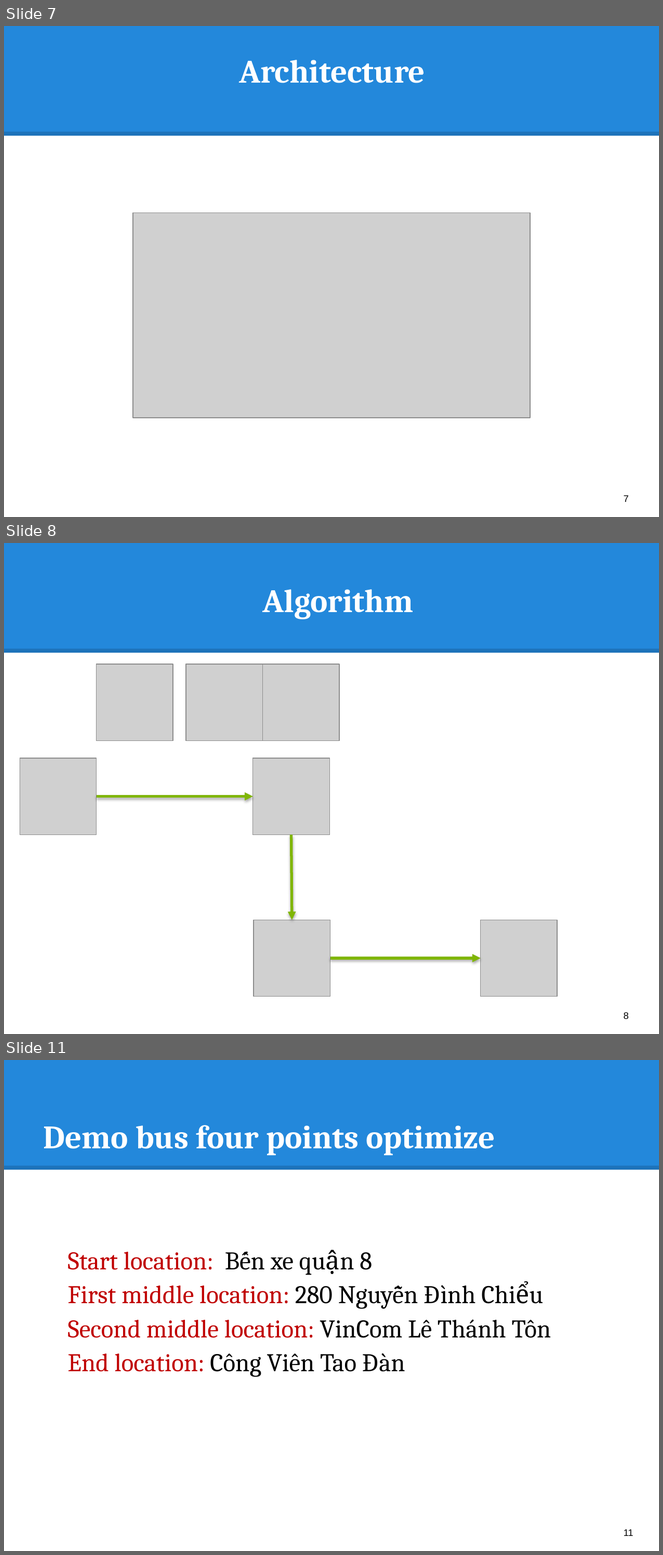
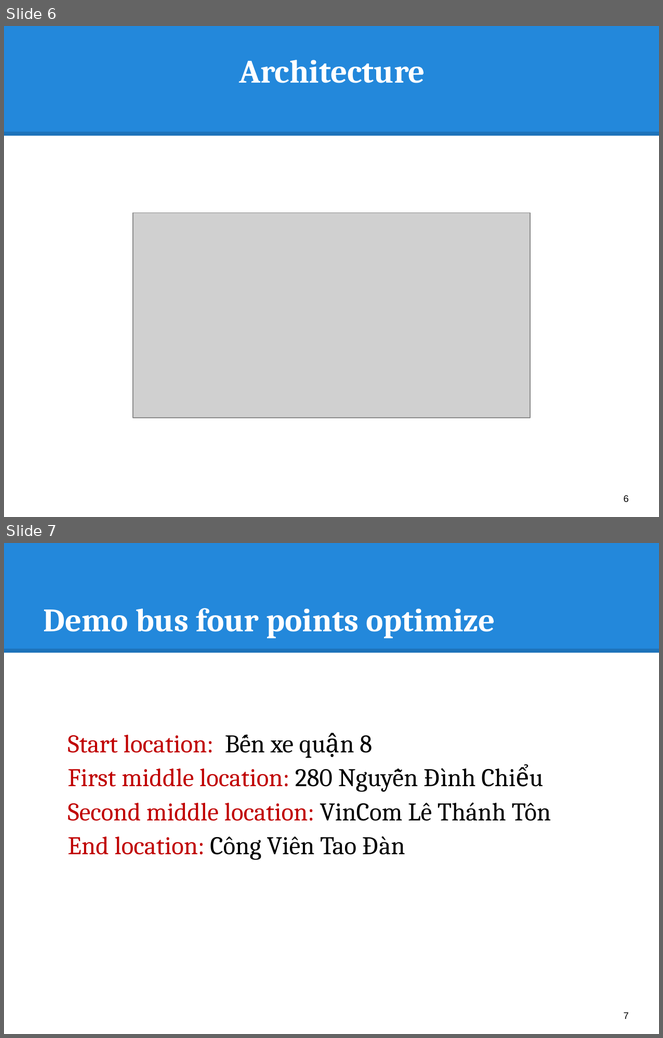
Before and after one commit to hqt/street-router, a slide deck: Document/presentation/bus/search_bus.pptx. Shown one above the other, each under a label of ours: slides 7, 8 and 11 before the commit, slides 6 and 7 after it; the slides between them are not shown. The pictures are 663x1555 and 663x1038 pixels, drawn with LibreOffice and Linux fonts; fonts in the diff are those of the drawing; grey boxes stand for pictures. Boxes give left, top, right and bottom in pixels: in the first picture for what was removed or moved away, otherwise in the second. Text is boxed around its words. In the diff, an @@ line names an element or a change of style, - is before the commit and + after.

```diff
--- a/Document/presentation/bus/search_bus.pptx
+++ b/Document/presentation/bus/search_bus.pptx
@@ slide 8 removed at box(4, 543, 659, 1034), background #FFFFFF; not listed: 2 template elements that a slide beside it also shows @@
@@ title removed at box(262, 589, 413, 619) @@
-Algorithm
@@ picture removed at box(97, 664, 173, 741) @@
@@ picture removed at box(186, 664, 263, 741) @@
@@ picture removed at box(263, 664, 339, 741) @@
@@ picture removed at box(20, 759, 97, 835) @@
@@ picture removed at box(253, 759, 330, 835) @@
@@ arrow removed from (97, 797) to (253, 797) @@
@@ arrow removed from (292, 835) to (292, 921) @@
@@ picture removed at box(254, 921, 330, 997) @@
@@ picture removed at box(481, 921, 558, 997) @@
@@ arrow removed from (330, 958) to (481, 958) @@
@@ page number removed at box(624, 1013, 629, 1019) @@
-8
@@ what was slide 7 is now slide 6 @@
@@ page number at box(624, 496, 629, 502): text changed @@
-7
+6
@@ what was slide 11 is now slide 7 @@
@@ page number at box(624, 1013, 629, 1019): text changed @@
-11
+7
```
Also in this commit, not shown: 2 slides changed, 3 other slides removed.
